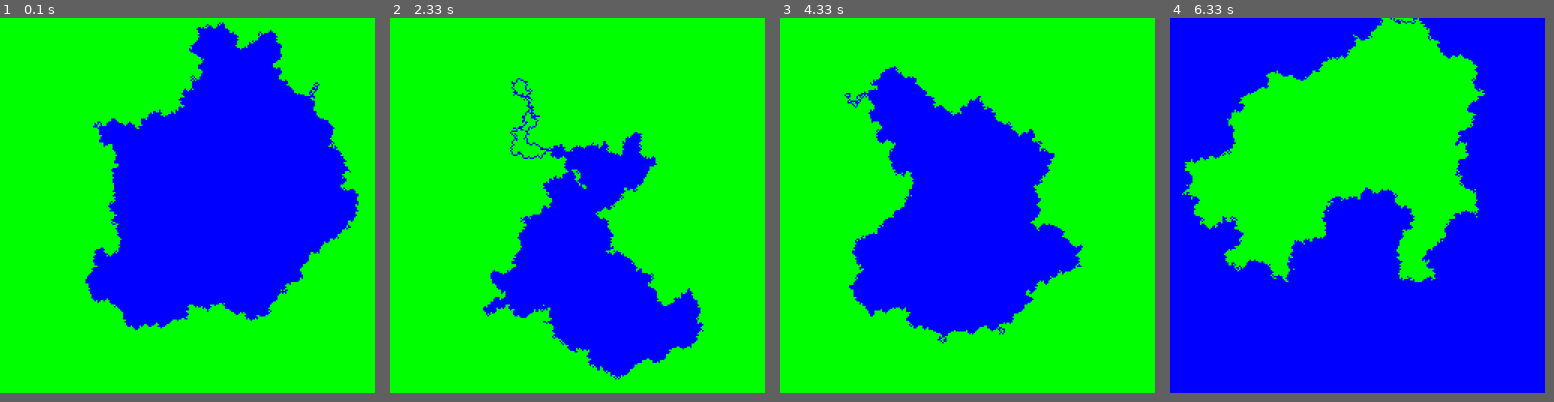
Above: before the commit, frames 1-4 (left to right).
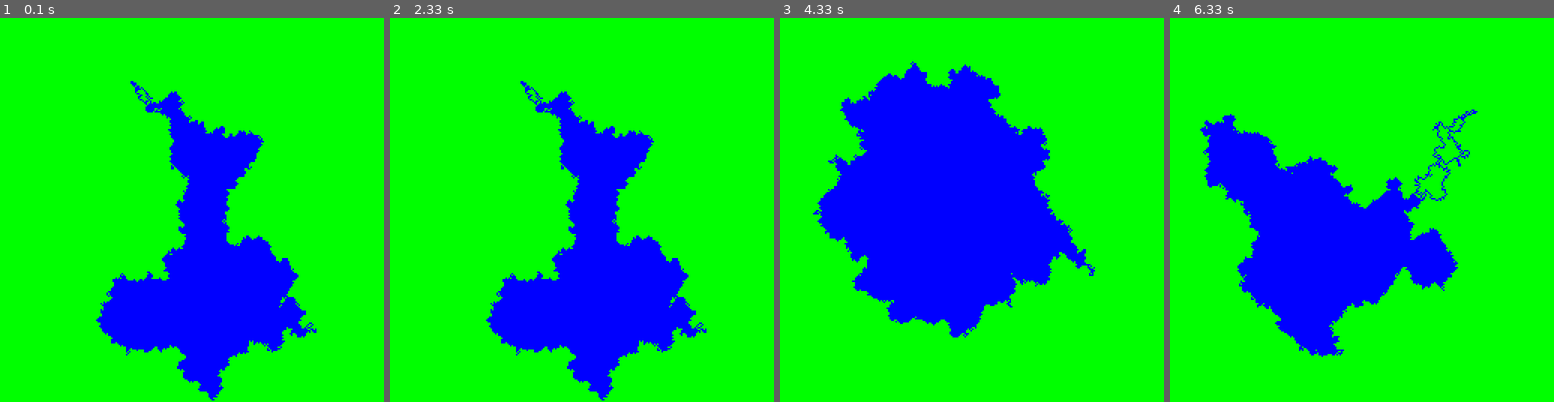
Above: after the commit, the same moments.

Repository: justinhammar/side-projects
Game: pygame game, started from pygame/lakeProGen.py
Two runs of this game, one before a commit and one after it. Both use one fixed random seed, a clock stepped at 60 frames per second and the inputs below.
Inputs:
- Up to frame 1 (0.1 s): no input
- Up to frame 2 (2.33 s): no input
- Up to frame 3 (4.33 s): no input
- Up to frame 4 (6.33 s): no input
In our replay, the window is 500x500 before the commit and 512x512 after it. These sizes can differ from the game's own. Grey fills any space a smaller window leaves; there, only what the larger window draws over its background counts as a difference.

The runs differ from the first frame. In frame 1, 29% of the frame differs, in the area x 22-94%, y 1-100%; in frame 2, 10%; in frame 3, 9.5%; in frame 4, 63%, in the area x 0-98%, y 0-98%.

Commit message:
Added perlin_noise_terrain

Diff:
--- a/pygame/lakeProGen.py
+++ b/pygame/lakeProGen.py
@@ -1,15 +1,24 @@
-import pygame, sys, random, math, queue, time
+import random
+import math
+import queue
+
 import numpy as np
-from pygame.locals import *
-from pixelPygame import drawPixelMatrix
+
+from pixelPygame import PixelPygame, PixelMatrix
 
 
-class Color:
+class MyColor:
     BLACK = (0, 0, 0)
     WHITE = (255, 255, 255)
     RED = (255, 0, 0)
     GREEN = (0, 255, 0)
+    FOREST_GREEN = (31, 93, 65)
+    SEA_GREEN = (81, 135, 89)
+    DARK_KHAKI = (152, 171, 99)
     BLUE = (0, 0, 255)
+    ROYAL_BLUE = (75.0, 87.0, 215.0)
+    LIGHT_STEEL_BLUE = (159, 193, 242)
+    CORN_FLOWER_BLUE = (118, 142, 234)
 
 
 class Point:
@@ -54,75 +63,28 @@
         return abs(self.x - point.x) <= 1 and abs(self.y - point.y) <= 1
 
 
-class PixelMatrix:
-    def __init__(self, pixelMatrix):
-        self.matrix = pixelMatrix
+class LakeProGen:
+    def __init__(self, width, height):
+        self.pixel_matrix = PixelMatrix(width, height, MyColor.GREEN)
 
+    def generate_fractal_lake(self):
+        # pick four corners with some randomness
+        center_width = self.pixel_matrix.get_width() // 2
+        center_height = self.pixel_matrix.get_height() // 2
+        center_point = Point(center_width, center_height)
+        a = center_width // 2
+        b = a * 3
+        rand_position_factor = center_width // 5
 
-    def getWidth(self):
-        return len(self.matrix[0])
+        point2 = self.randomPoint(Point(b, a), rand_position_factor)
+        point1 = self.randomPoint(Point(a, a), rand_position_factor)
+        point3 = self.randomPoint(Point(a, b), rand_position_factor)
+        point4 = self.randomPoint(Point(b, b), rand_position_factor)
 
-
-    def getHeight(self):
-        return len(self.matrix)
-
-
-    def setPixelColor(self, point, color=Color.BLUE):
-        if point.x < 0 or point.y < 0:
-            return
-
-        try:
-            self.matrix[point.y][point.x] = color
-        except IndexError:
-            pass
-
-
-    def getPixelColor(self, point):
-        if point.x < 0 or point.y < 0:
-            return None
-
-        try:
-            return self.matrix[point.y][point.x]
-        except IndexError:
-            return None
-
-
-class LakeProGen:
-    def __init__(self, pixelMatrix):
-        self.pixelMatrix = PixelMatrix(pixelMatrix)
-
-
-    def generateFractalLake(self):
-        #self.pixelMatrix.setPixelColor(Point(25, 25), Color.RED)
-
-        # pick four corners with some randomness
-        centerWidth = self.pixelMatrix.getWidth() // 2
-        centerHeight = self.pixelMatrix.getHeight() // 2
-        centerPoint = Point(centerWidth, centerHeight)
-        a = centerWidth // 2
-        b = a * 3
-        randPositionFactor = centerWidth // 5
-
-        point2 = self.randomPoint(Point(b, a), randPositionFactor)
-        point1 = self.randomPoint(Point(a, a), randPositionFactor)
-        point3 = self.randomPoint(Point(a, b), randPositionFactor)
-        point4 = self.randomPoint(Point(b, b), randPositionFactor)
-
-        # x1 = a + random.randint(rand_min, rand_max)
-        # x2 = b + random.randint(rand_min, rand_max)
-        # x3 = a + random.randint(rand_min, rand_max)
-        # x4 = b + random.randint(rand_min, rand_max)
-
-        # y1 = a + random.randint(rand_min, rand_max)
-        # y2 = a + random.randint(rand_min, rand_max)
-        # y3 = b + random.randint(rand_min, rand_max)
-        # y4 = b + random.randint(rand_min, rand_max)
-
-
-        self.pixelMatrix.setPixelColor(point1, Color.BLUE)
-        self.pixelMatrix.setPixelColor(point2, Color.BLUE)
-        self.pixelMatrix.setPixelColor(point3, Color.BLUE)
-        self.pixelMatrix.setPixelColor(point4, Color.BLUE)
+        self.pixel_matrix.set_pixel_color(point1, MyColor.BLUE)
+        self.pixel_matrix.set_pixel_color(point2, MyColor.BLUE)
+        self.pixel_matrix.set_pixel_color(point3, MyColor.BLUE)
+        self.pixel_matrix.set_pixel_color(point4, MyColor.BLUE)
 
         # recursively add midpoints along sides
         self.createFractalEdge(point1, point2)
@@ -130,8 +92,7 @@
         self.createFractalEdge(point4, point3)
         self.createFractalEdge(point3, point1)
 
-        self.fillFromPoint(centerPoint, Color.BLUE)
-
+        self.fillFromPoint(center_point, MyColor.BLUE)
 
     def randomPoint(self, point, x, y=None, x_n=None, y_n=None):
         x = abs(x)
@@ -148,8 +109,7 @@
 
         return new_point
 
-
-    def createFractalEdge(self, point1, point2, color=Color.BLUE):
+    def createFractalEdge(self, point1, point2, color=MyColor.BLUE):
         if point1.isSameAsOrNextTo(point2):
             return
 
@@ -165,10 +125,9 @@
         point_mid.x = point_mid.x + random.randint(-x_skew_max, x_skew_max)
         point_mid.y = point_mid.y + random.randint(-y_skew_max, y_skew_max)
 
-        self.pixelMatrix.setPixelColor(point_mid, color)
+        self.pixel_matrix.set_pixel_color(point_mid, color)
         self.createFractalEdge(point1, point_mid, color)
         self.createFractalEdge(point_mid, point2, color)
-
 
     def randomRound(self, float):
         if float.as_integer_ratio()[1] == 2:
@@ -177,100 +136,38 @@
 
         return int(np.rint(float))
 
-
     def fillFromPoint(self, point, fillColor):
         pointQueue = queue.Queue()
 
-        oldColor = self.pixelMatrix.getPixelColor(point)
-        self.pixelMatrix.setPixelColor(point, fillColor)
+        oldColor = self.pixel_matrix.get_pixel_color(point)
+        self.pixel_matrix.set_pixel_color(point, fillColor)
         pointQueue.put(point)
 
         while not pointQueue.empty():
             point = pointQueue.get()
             for pt in point.getNeighborList():
                 if self.shouldBeFilled(pt, oldColor):
-                    self.pixelMatrix.setPixelColor(pt, fillColor)
+                    self.pixel_matrix.set_pixel_color(pt, fillColor)
                     pointQueue.put(pt)
 
-
     def shouldBeFilled(self, point, oldColor):
-        pointColor = self.pixelMatrix.getPixelColor(point)
+        pointColor = self.pixel_matrix.get_pixel_color(point)
         if pointColor == oldColor:
             return True
 
         return False
 
-        '''pointColor = self.pixelMatrix.getPixelColor(point)
-        if pointColor == color or pointColor == None:
-            return
 
-        self.pixelMatrix.setPixelColor(point, color)
-
-        top_neighbor = Point(point.x, point.y+1)
-        bottom_neighbor = Point(point.x, point.y-1)
-        left_neighbor = Point(point.x-1, point.y)
-        right_neighbor = Point(point.x+1, point.y)
-
-        self.fillFromPoint(top_neighbor, color)
-        self.fillFromPoint(bottom_neighbor, color)
-        self.fillFromPoint(left_neighbor, color)
-        self.fillFromPoint(right_neighbor, color)'''
+def main():
+    pixel_pygame = PixelPygame("Procedurally Generated Lake", 512, 512, 2.0)
+    pixel_pygame.start(advance_game_state)
 
 
-    '''def fillFromPoint(self, point, color):
-        pointColor = self.pixelMatrix.getPixelColor(point)
-        if pointColor == color or pointColor == None:
-            return
-
-        self.pixelMatrix.setPixelColor(point, color)
-
-        top_neighbor = Point(point.x, point.y+1)
-        bottom_neighbor = Point(point.x, point.y-1)
-        left_neighbor = Point(point.x-1, point.y)
-        right_neighbor = Point(point.x+1, point.y)
-
-        self.fillFromPoint(top_neighbor, color)
-        self.fillFromPoint(bottom_neighbor, color)
-        self.fillFromPoint(left_neighbor, color)
-        self.fillFromPoint(right_neighbor, color)'''
+def advance_game_state():
+    lake_pro_gen = LakeProGen(256, 256)
+    lake_pro_gen.generate_fractal_lake()
+    return lake_pro_gen.pixel_matrix.matrix
 
 
-
-def main():
-    pygame.init()
-
-    surface = pygame.display.set_mode((500,500), 0, 32)
-    pygame.display.set_caption('Procedurally Generated Lake')
-
-    #cls.advanceGameState(surface)
-    while True:
-        t = time.process_time()
-        advanceGameState(surface)
-        print(time.process_time() - t, 's')
-        for times in range(0,20):
-            handlePygameEvents()
-            pygame.time.wait(100)
-
-
-def advanceGameState(surface):
-    width, height = 250, 250
-    # switch to numpy ndarrays for better performance?
-    pixelMatrix = [[Color.GREEN for col in range(0, width)]
-                    for row in range(0,height)]
-    lakeProGen = LakeProGen(pixelMatrix)
-    lakeProGen.generateFractalLake()
-
-    drawPixelMatrix(surface, lakeProGen.pixelMatrix.matrix)
-
-    pygame.display.update()
-
-
-def handlePygameEvents():
-    for event in pygame.event.get():
-        if event.type == QUIT:
-            pygame.quit()
-            sys.exit()
-
-
-# Beginning of Script
-main()
+if __name__ == "__main__":
+    main()
--- /dev/null
+++ b/pygame/perlin_noise_terrain.py
@@ -0,0 +1,115 @@
+import random
+import math
+
+from colour import Color as Colour
+
+from pixelPygame import PixelPygame, PixelMatrix
+
+yellow = Colour("yellow")
+green = Colour("green")
+cyan = Colour("cyan")
+blue = Colour("blue")
+
+COLOR_RANGE_LENGTH = 20
+land_colors = [c.hex_l for c in list(green.range_to(yellow, COLOR_RANGE_LENGTH))]
+sea_colors = [c.hex_l for c in list(cyan.range_to(blue, COLOR_RANGE_LENGTH))]
+
+
+class PerlinNoiseTerrain:
+    def __init__(self, width, height):
+        self.pixel_matrix = PixelMatrix(width, height)
+        self.gradients = None
+
+    def generate_terrain(self, blocks_per_x_axis=32):
+        # gradients_per_x_axis = (self.pixel_matrix.get_width() // pixels_per_gradient_axis) + 1
+        # gradients_per_y_axis = (self.pixel_matrix.get_height() // pixels_per_gradient_axis) + 1
+        gradients_per_x_axis = blocks_per_x_axis + 1
+        pixels_per_gradient_axis = self.pixel_matrix.get_width() // blocks_per_x_axis
+        gradients_per_y_axis = (self.pixel_matrix.get_height() // pixels_per_gradient_axis) + 1
+
+        self.gradients = [
+            [(0.0, 0.0) for col in range(gradients_per_y_axis)]
+            for row in range(gradients_per_x_axis)
+        ]
+
+        for row in range(gradients_per_x_axis):
+            for col in range(gradients_per_y_axis):
+                self.gradients[row][col] = self.random_gradient()
+
+        for row in range((gradients_per_x_axis - 1) * pixels_per_gradient_axis):
+            for col in range((gradients_per_y_axis - 1) * pixels_per_gradient_axis):
+                x = row / pixels_per_gradient_axis
+                y = col / pixels_per_gradient_axis
+
+                perlin_value = 0
+                sf = blocks_per_x_axis
+                while sf >= 1:
+                    perlin_value += self.perlin_noise(x, y, sf) * math.sqrt(sf)
+                    sf //= 2
+
+                perlin_value /= math.sqrt(blocks_per_x_axis)
+
+                self.pixel_matrix.matrix[row][col] = self.get_elevation_color(perlin_value)
+
+    def get_elevation_color(self, elevation_value):
+        val = int(elevation_value * COLOR_RANGE_LENGTH)
+        if val < 0:
+            val = min(abs(val), COLOR_RANGE_LENGTH - 1)
+            return sea_colors[val]
+        else:
+            val = min(val, COLOR_RANGE_LENGTH - 1)
+            return land_colors[val]
+
+    def perlin_noise(self, x: float, y: float, sf: int = 1):
+        x = x / sf
+        y = y / sf
+
+        x0 = int(x)
+        x1 = x0 + 1
+        y0 = int(y)
+        y1 = y0 + 1
+
+        sx = x - x0
+        sy = y - y0
+
+        n0 = self.dot_grid_gradient(x0, y0, x, y, sf)
+        n1 = self.dot_grid_gradient(x1, y0, x, y, sf)
+        ix0 = self.interpolate(n0, n1, sx)
+
+        n0 = self.dot_grid_gradient(x0, y1, x, y, sf)
+        n1 = self.dot_grid_gradient(x1, y1, x, y, sf)
+        ix1 = self.interpolate(n0, n1, sx)
+
+        return self.interpolate(ix0, ix1, sy)
+
+    def interpolate(self, a0: float, a1: float, w: float):
+        # return (a1 - a0) * w + a0
+        # return (a1 - a0) * (3.0 - w * 2.0) * w * w + a0
+        return (a1 - a0) * ((w * (w * 6.0 - 15.0) + 10.0) * w * w * w) + a0
+
+    def dot_grid_gradient(self, ix: int, iy: int, x: float, y: float, sf: int = 1):
+        gradient_x, gradient_y = self.gradients[ix*sf][iy*sf]
+
+        dx = x - ix
+        dy = y - iy
+
+        return dx*gradient_x + dy*gradient_y
+
+    def random_gradient(self):
+        rand_val = random.random() * (2 * math.pi)
+        return math.sin(rand_val), math.cos(rand_val)
+
+
+def main():
+    pixel_pygame = PixelPygame("Procedurally Generated Terrain", 512, 512, 2.0)
+    pixel_pygame.start(advance_game_state)
+
+
+def advance_game_state():
+    perlin_noise_terrain = PerlinNoiseTerrain(512, 512)     # TODO do this only once
+    perlin_noise_terrain.generate_terrain()
+    return perlin_noise_terrain.pixel_matrix.matrix
+
+
+if __name__ == "__main__":
+    main()
--- a/pygame/pixelBalls.py
+++ b/pygame/pixelBalls.py
@@ -1,6 +1,6 @@
 import pygame, sys
 from pygame.locals import *
-from pixelPygame import drawPixelMatrix
+from pixelPygame import draw_pixel_matrix
 
 
 class Color():
@@ -30,7 +30,7 @@
         pixelMatrix = [[Color.GREEN, Color.RED, Color.BLUE, Color.WHITE],
                            [Color.RED, Color.WHITE, Color.RED, Color.GREEN]]
 
-        drawPixelMatrix(surface, pixelMatrix)
+        draw_pixel_matrix(surface, pixelMatrix)
 
         pygame.display.update()
 
--- a/pygame/pixelPygame.py
+++ b/pygame/pixelPygame.py
@@ -1,21 +1,101 @@
-# Prerequisities:
-#     - Pygame needs to already been initialized
-#     - Every row in pixelMatrix needs to have the same number of columns
-#     - Every cell in pixelMatrix needs to be a RGB tuple
-def drawPixelMatrix(surface, pixelMatrix):
-    numberOfRows = len(pixelMatrix)
-    numberOfColumns = len(pixelMatrix[0])
+import sys
+import time
+from collections.abc import Callable
 
-    maxPixelHeight = surface.get_height() // numberOfRows
-    maxPixelWidth = surface.get_width() // numberOfColumns
+import pygame
+from pygame.locals import *
 
-    pxSideLen = min(maxPixelHeight, maxPixelWidth)
 
-    for row in range(0, numberOfRows):
-        for col in range(0, numberOfColumns):
-            surface.fill(
-                    pixelMatrix[row][col],
-                    (col*pxSideLen, row*pxSideLen, pxSideLen, pxSideLen)
-            )
+def handle_pygame_events():
+    for event in pygame.event.get():
+        if event.type == QUIT:
+            pygame.quit()
+            sys.exit()
 
-    return surface
+
+class PixelPygame:
+    def __init__(self, window_title: str, surface_width: int, surface_height: int, frame_duration_s: float = 1.0):
+        pygame.init()
+        self.frame_duration_s = frame_duration_s
+        self.surface = pygame.display.set_mode((surface_width, surface_height), 0, 32)
+        pygame.display.set_caption(window_title)
+
+    def start(self, advance_game_state: Callable):
+        image_num = 0
+        next_update_time = None
+        is_frame_ready = False
+        while True:
+            if not is_frame_ready:
+                t = time.process_time()
+
+                pixel_matrix = advance_game_state()
+                self.draw_pixel_matrix(pixel_matrix)
+                is_frame_ready = True
+
+                frame_draw_duration = time.process_time() - t
+                print(f"Frame draw took {frame_draw_duration} s")
+                # pygame.image.save(surface, f"perlin-noise-terrain-{image_num}.jpg")
+                # image_num += 1
+
+            handle_pygame_events()
+            if next_update_time is None or next_update_time < time.time():
+                pygame.display.update()
+                is_frame_ready = False
+                next_update_time = time.time() + self.frame_duration_s
+            else:
+                pygame.time.wait(100)
+
+    def draw_pixel_matrix(self, pixel_matrix):
+        """
+        :param pixel_matrix: unragged list of lists of pygame colors
+        Prerequisites:
+        #     - Pygame needs to already have been initialized
+        #     - Every row in pixel_matrix needs to have the same number of columns
+        #     - Every cell in pixel_matrix needs to be an RGB tuple or hex string
+        """
+        number_of_rows = len(pixel_matrix)
+        number_of_columns = len(pixel_matrix[0])
+
+        max_pixel_height = self.surface.get_height() // number_of_rows
+        max_pixel_width = self.surface.get_width() // number_of_columns
+
+        px_side_len = min(max_pixel_height, max_pixel_width)
+
+        for row in range(0, number_of_rows):
+            for col in range(0, number_of_columns):
+                self.surface.fill(
+                    pixel_matrix[row][col],
+                    (col * px_side_len, row * px_side_len, px_side_len, px_side_len)
+                )
+
+
+class PixelMatrix:
+    def __init__(self, width, height, fill_color="#000000"):
+        self.matrix = [
+            [fill_color for col in range(0, width)]
+            for row in range(0, height)
+        ]
+
+    def get_width(self):
+        return len(self.matrix[0])
+
+    def get_height(self):
+        return len(self.matrix)
+
+    def set_pixel_color(self, point, color="#ffffff"):
+        if point.x < 0 or point.y < 0:
+            return
+
+        try:
+            self.matrix[point.y][point.x] = color
+        except IndexError:
+            pass
+
+    def get_pixel_color(self, point):
+        if point.x < 0 or point.y < 0:
+            return None
+
+        try:
+            return self.matrix[point.y][point.x]
+        except IndexError:
+            return None
Binary file added: pygame/elegant-perlin-noise-maps/perlin-noise-terrain-107.jpg
Binary file added: pygame/elegant-perlin-noise-maps/perlin-noise-terrain-111.jpg
Binary file added: pygame/elegant-perlin-noise-maps/perlin-noise-terrain-113.jpg
Binary file added: pygame/elegant-perlin-noise-maps/perlin-noise-terrain-117.jpg
Binary file added: pygame/elegant-perlin-noise-maps/perlin-noise-terrain-122.jpg
Binary file added: pygame/elegant-perlin-noise-maps/perlin-noise-terrain-137.jpg
Binary file added: pygame/elegant-perlin-noise-maps/perlin-noise-terrain-155.jpg
Not shown, changed: .gitignore
